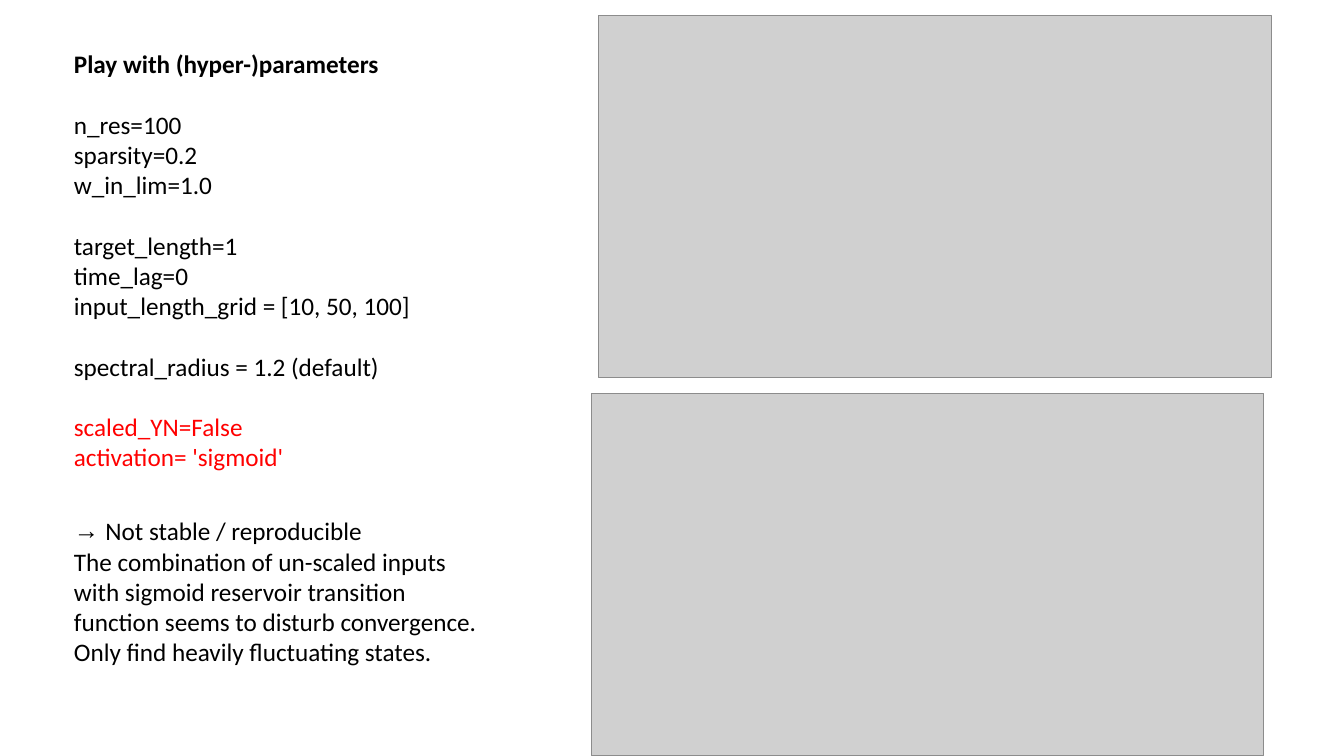
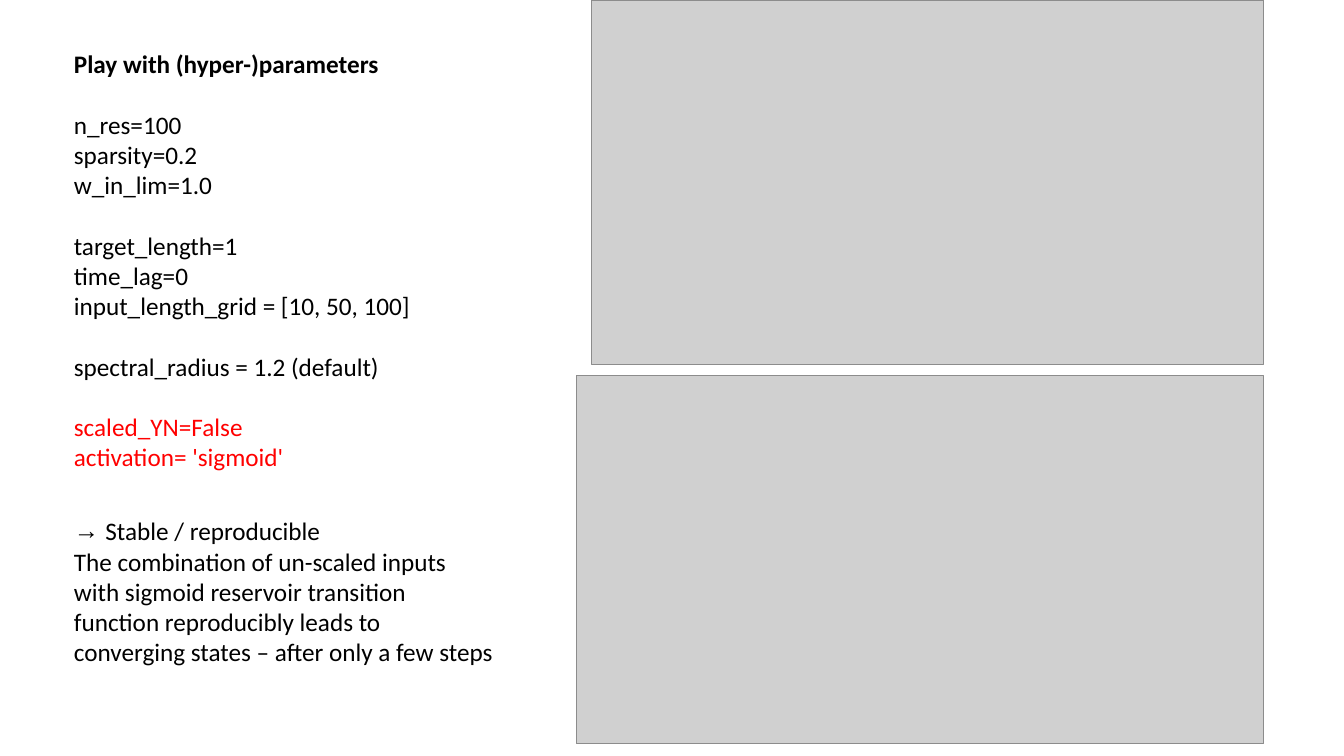
Before and after one commit to MarcoLandtHayen/EchoStateNetworks, a slide deck: slide 12 of ESN_exp01_BasicESN.pptx (slide 8 before the commit). Drawn at 1344x756 pixels with LibreOffice and Linux fonts; fonts in the diff are those of the drawing; grey boxes stand for pictures. Boxes give left, top, right and bottom in pixels: in the first picture for what was removed or moved away, otherwise in the second. Text is boxed around its words. In the diff, an @@ line names an element or a change of style, - is before the commit and + after.

```diff
--- a/ESN_exp01_BasicESN.pptx
+++ b/ESN_exp01_BasicESN.pptx
@@ picture: place and size @@
-picture at (599, 15, 1271, 378)
+picture at (591, 0, 1263, 364)
@@ picture: place and size @@
-picture at (591, 393, 1263, 756)
+picture at (577, 376, 1264, 744)
@@ text at (74, 522, 492, 666): text changed @@
-→ Not stable / reproducible
-The combination of un-scaled inputs with sigmoid reservoir transition function seems to disturb convergence. Only find heavily fluctuating states.
+→ Stable / reproducible
+The combination of un-scaled inputs with sigmoid reservoir transition function reproducibly leads to converging states – after only a few steps
```
Also in this commit, not shown: 8 other slides changed, 8 slides added, 2 other files.
